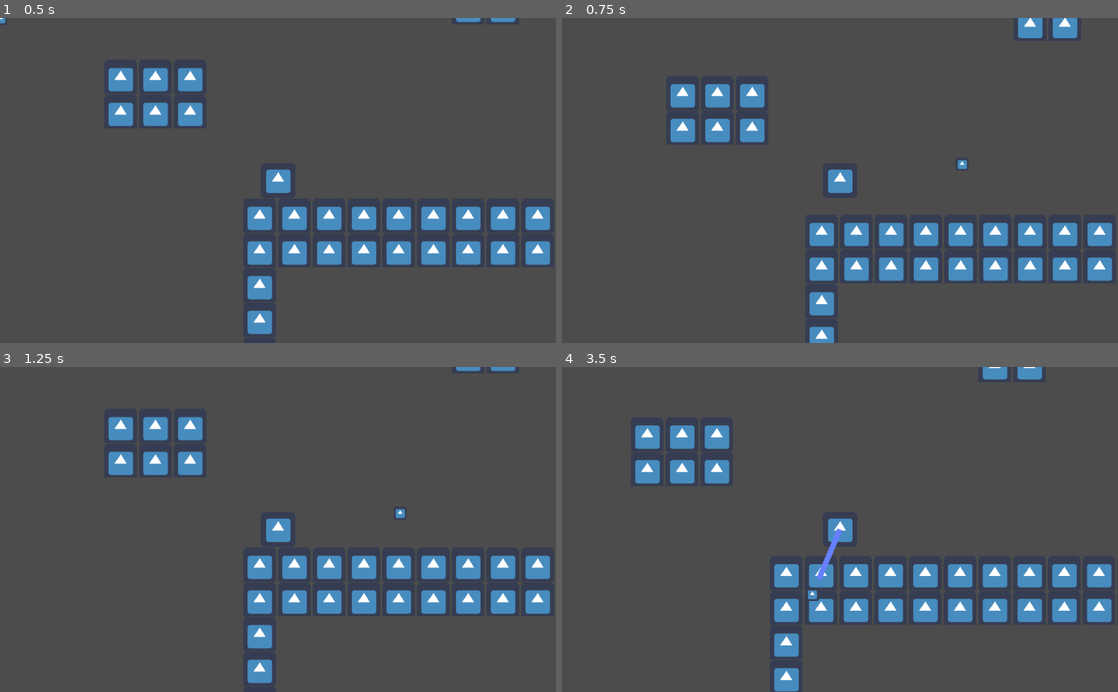
Above: before the commit, frames 1-4 (two rows, left to right).
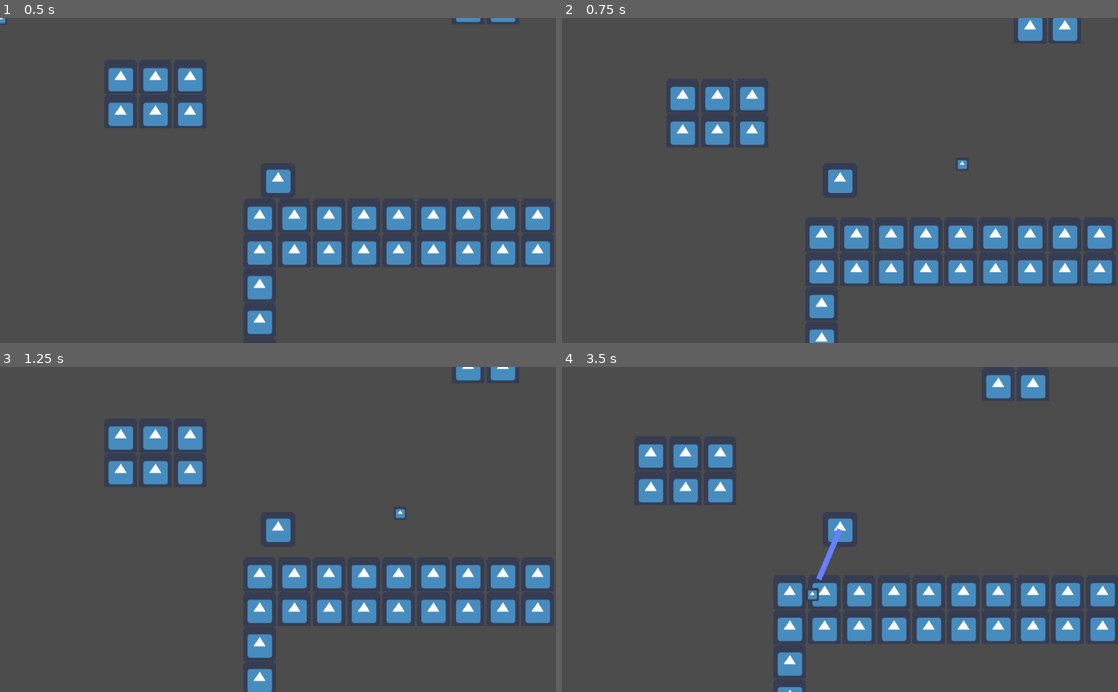
Above: after the commit, the same moments.

Repository: CtrlAltLeo/ProjectNinja
Game: Godot game, scene res://scenes/testing.tscn
The game is run twice, just before and just after one commit, with the same random seed, the same clock (stepped at 60 frames per second) and the same inputs. The engine's default icon, where the game draws it, is replaced by a stand-in: a white triangle on a blue panel in a dark square.
Inputs (mouse positions are in pixels of both pictures, inside the frame that each line leads up to):
- Up to frame 1 (0.5 s): no input
- Up to frame 2 (0.75 s): move the mouse to (962, 164) at 0.52 s; tap Space (space) at 0.6 s
- Up to frame 3 (1.25 s): no input
- Up to frame 4 (3.5 s): move the mouse to (728, 545) at 1.27 s; tap A (A) at 1.35 s; tap Space (space) at 1.55, 2.3, 3.05 s; move the mouse to (895, 458) at 2.02 s; hold D (D) 2.03-2.78 s; move the mouse to (812, 594) at 2.77 s; click (812, 594) at 2.85 s

Frame 1 is identical in both runs. In frame 2, 3.4% of the frame differs, in the area x 19-99%, y 0-100%; in frame 3, 8.9%; in frame 4, 13%, in the area x 13-100%, y 0-100%.

Commit message:
isGrappleState

Diff:
--- a/ProjectNinja/code/player.gd
+++ b/ProjectNinja/code/player.gd
@@ -7,6 +7,7 @@
 
 var grappleEffects = Vector2()
 var grappleSpeed = 0
+var isGrapple = false
 
 const GRAVITY = 15
 const JUMP_HEIGHT = -400
@@ -40,17 +41,22 @@
 	if is_on_floor():
 		y_velo = 0
 		grappleSpeed = 0
-
+		speed = 100
 	if is_on_floor() and Input.is_action_just_pressed("space"):
 		y_velo = JUMP_HEIGHT
-
+	if isGrapple:
+		speed = 0
+	if grappleSpeed != 0:
+		isGrapple = true
+	else:
+		isGrapple = false
 	if y_velo < 0 and Input.is_action_just_released("space"):
-		y_velo += 200
+		y_velo += 100
 
 	if grappleSpeed > 5:
 		grappleSpeed = grappleSpeed * pow(2.71, -0.01)
-		print(grappleEffects)
-
+		#print(grappleEffects)
+	print(isGrapple)
 
 func getVectorToCursor():
 
--- a/ProjectNinja/default_env.tres
+++ /dev/null
@@ -1,7 +0,0 @@
-[gd_resource type="Environment" load_steps=2 format=2]
-
-[sub_resource type="ProceduralSky" id=1]
-
-[resource]
-background_mode = 2
-background_sky = SubResource( 1 )
--- a/ProjectNinja/project.godot
+++ b/ProjectNinja/project.godot
@@ -22,22 +22,22 @@
 
 W={
 "deadzone": 0.5,
-"events": [ Object(InputEventKey,"resource_local_to_scene":false,"resource_name":"","device":0,"alt":false,"shift":false,"control":false,"meta":false,"command":false,"pressed":false,"scancode":87,"unicode":0,"echo":false,"script":null)
+"events": [ Object(InputEventKey,"resource_local_to_scene":false,"resource_name":"","device":0,"alt":false,"shift":false,"control":false,"meta":false,"command":false,"pressed":false,"scancode":87,"physical_scancode":0,"unicode":0,"echo":false,"script":null)
  ]
 }
 A={
 "deadzone": 0.5,
-"events": [ Object(InputEventKey,"resource_local_to_scene":false,"resource_name":"","device":0,"alt":false,"shift":false,"control":false,"meta":false,"command":false,"pressed":false,"scancode":65,"unicode":0,"echo":false,"script":null)
+"events": [ Object(InputEventKey,"resource_local_to_scene":false,"resource_name":"","device":0,"alt":false,"shift":false,"control":false,"meta":false,"command":false,"pressed":false,"scancode":65,"physical_scancode":0,"unicode":0,"echo":false,"script":null)
  ]
 }
 S={
 "deadzone": 0.5,
-"events": [ Object(InputEventKey,"resource_local_to_scene":false,"resource_name":"","device":0,"alt":false,"shift":false,"control":false,"meta":false,"command":false,"pressed":false,"scancode":83,"unicode":0,"echo":false,"script":null)
+"events": [ Object(InputEventKey,"resource_local_to_scene":false,"resource_name":"","device":0,"alt":false,"shift":false,"control":false,"meta":false,"command":false,"pressed":false,"scancode":83,"physical_scancode":0,"unicode":0,"echo":false,"script":null)
  ]
 }
 D={
 "deadzone": 0.5,
-"events": [ Object(InputEventKey,"resource_local_to_scene":false,"resource_name":"","device":0,"alt":false,"shift":false,"control":false,"meta":false,"command":false,"pressed":false,"scancode":68,"unicode":0,"echo":false,"script":null)
+"events": [ Object(InputEventKey,"resource_local_to_scene":false,"resource_name":"","device":0,"alt":false,"shift":false,"control":false,"meta":false,"command":false,"pressed":false,"scancode":68,"physical_scancode":0,"unicode":0,"echo":false,"script":null)
  ]
 }
 leftMouse={
@@ -51,7 +51,7 @@
 }
 space={
 "deadzone": 0.5,
-"events": [ Object(InputEventKey,"resource_local_to_scene":false,"resource_name":"","device":0,"alt":false,"shift":false,"control":false,"meta":false,"command":false,"pressed":false,"scancode":32,"unicode":0,"echo":false,"script":null)
+"events": [ Object(InputEventKey,"resource_local_to_scene":false,"resource_name":"","device":0,"alt":false,"shift":false,"control":false,"meta":false,"command":false,"pressed":false,"scancode":32,"physical_scancode":0,"unicode":0,"echo":false,"script":null)
  ]
 }
 Q={
@@ -72,4 +72,3 @@
 quality/driver/driver_name="GLES2"
 vram_compression/import_etc=true
 vram_compression/import_etc2=false
-environment/default_environment="res://default_env.tres"
